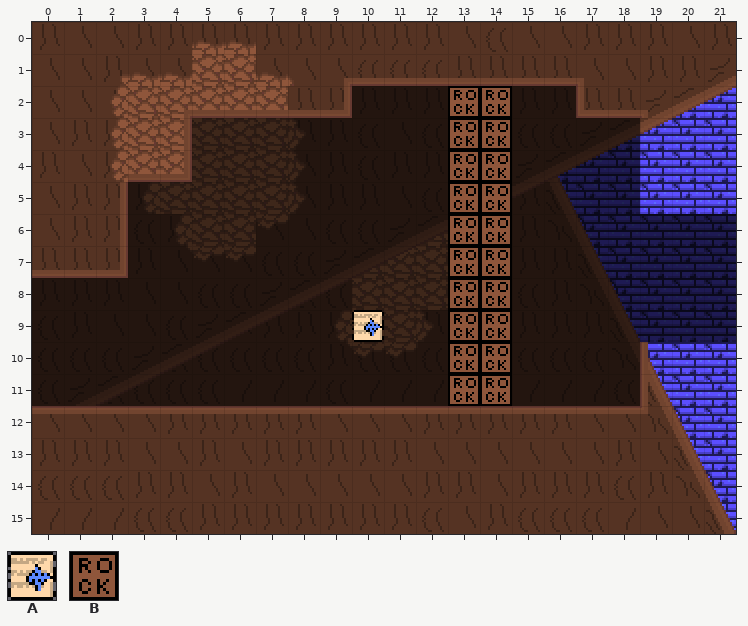
An edit to a level. Tiled map, Metroidvania/Assets/Assets/maps/GroundArea/map33_link_top.tmx. Above: the version before the commit.
Cells are 48x48 px. Shown: x 0..21, y 0..15.
Key: from "objects": A 6, B 9.
Objects are placed by their top-left corner, in cells (3,4 is the top-left corner of cell 3,4); size is 1x1 cell unless given.
Layers that did not change in this view are not listed.
Objects on layer "objects" before:
B "HazardRockBlock" at 13,2
B "HazardRockBlock" at 14,2
B "HazardRockBlock" at 14,3
B "HazardRockBlock" at 13,3
B "HazardRockBlock" at 13,4
B "HazardRockBlock" at 14,4
B "HazardRockBlock" at 14,5
B "HazardRockBlock" at 13,5
B "HazardRockBlock" at 13,6
B "HazardRockBlock" at 14,6
B "HazardRockBlock" at 14,7
B "HazardRockBlock" at 13,7
B "HazardRockBlock" at 14,8
B "HazardRockBlock" at 13,8
B "HazardRockBlock" at 13,9
B "HazardRockBlock" at 14,9
A "ManaChargePickup" at 10,9
B "HazardRockBlock" at 14,10
B "HazardRockBlock" at 13,10
B "HazardRockBlock" at 13,11
B "HazardRockBlock" at 14,11
After:
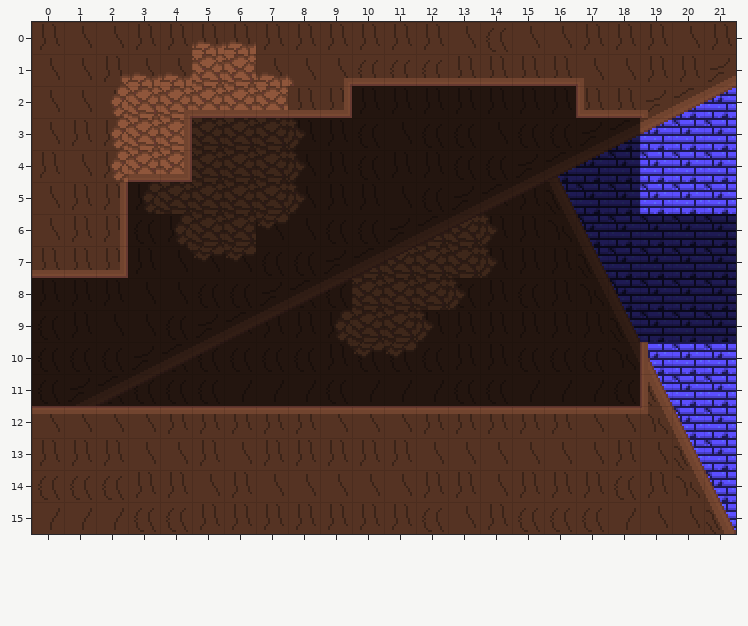
The exact change:
Layer "objects":
removed: B "HazardRockBlock" at 13,2
removed: B "HazardRockBlock" at 14,2
removed: B "HazardRockBlock" at 14,3
removed: B "HazardRockBlock" at 13,3
removed: B "HazardRockBlock" at 13,4
removed: B "HazardRockBlock" at 14,4
removed: B "HazardRockBlock" at 14,5
removed: B "HazardRockBlock" at 13,5
removed: B "HazardRockBlock" at 13,6
removed: B "HazardRockBlock" at 14,6
removed: B "HazardRockBlock" at 14,7
removed: B "HazardRockBlock" at 13,7
removed: B "HazardRockBlock" at 14,8
removed: B "HazardRockBlock" at 13,8
removed: B "HazardRockBlock" at 13,9
removed: B "HazardRockBlock" at 14,9
removed: A "ManaChargePickup" at 10,9
removed: B "HazardRockBlock" at 14,10
removed: B "HazardRockBlock" at 13,10
removed: B "HazardRockBlock" at 13,11
removed: B "HazardRockBlock" at 14,11
